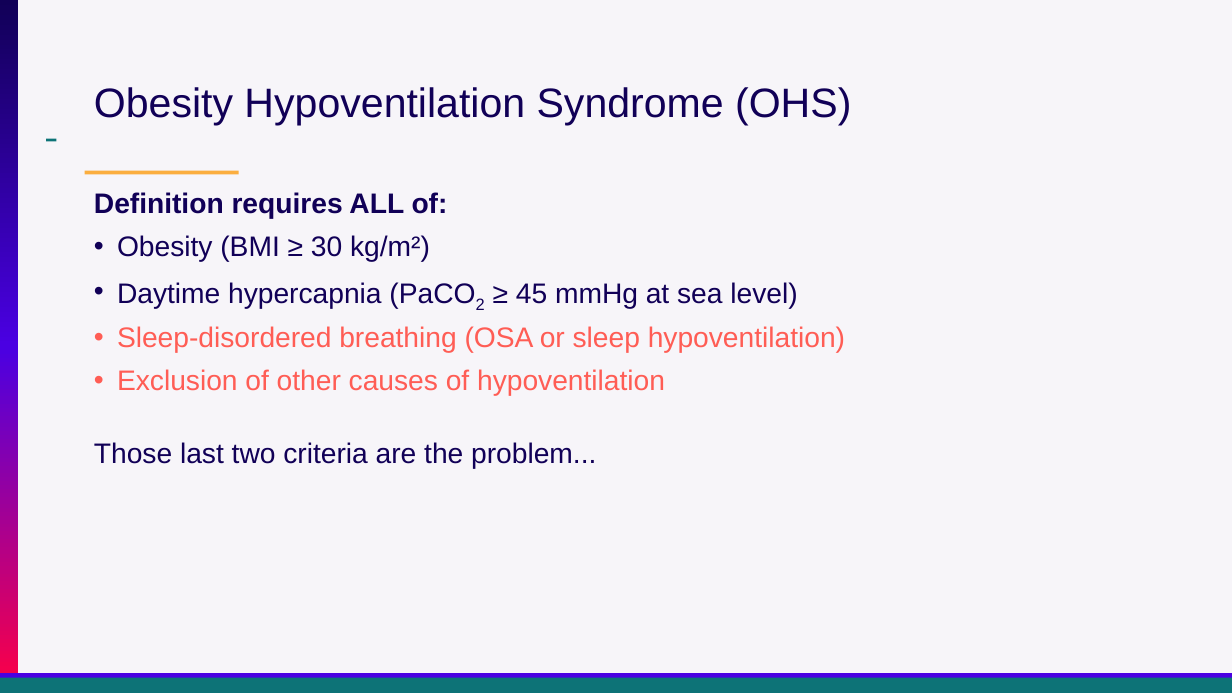
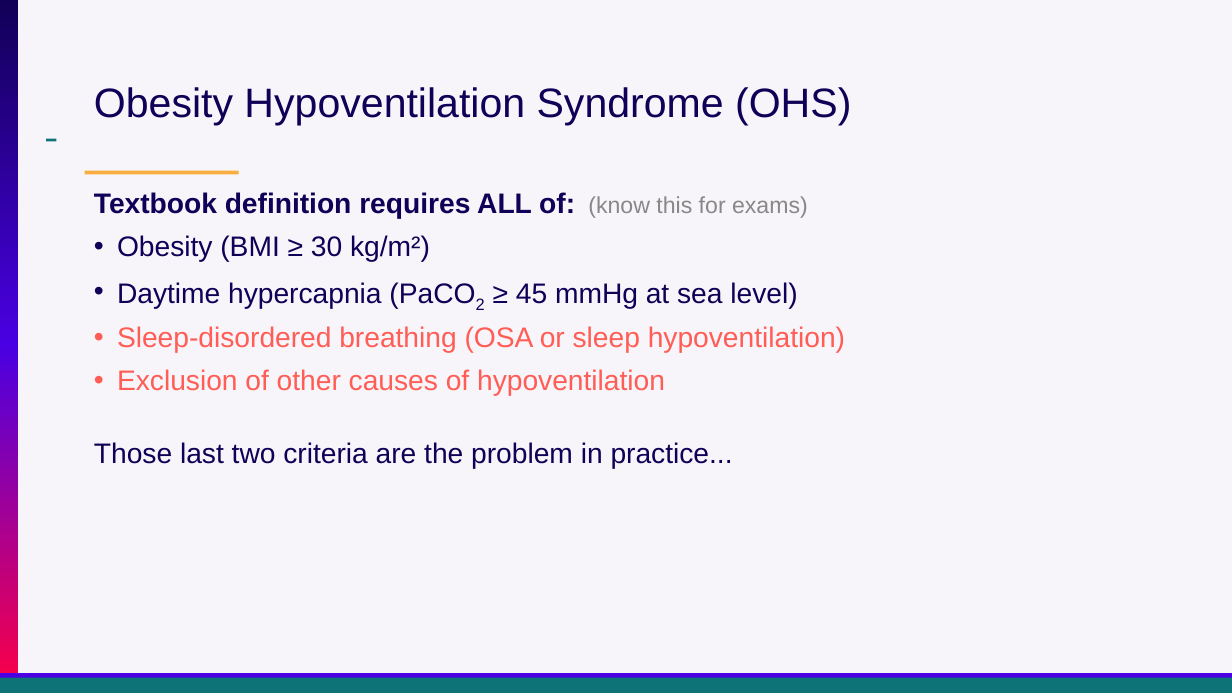
Before and after one commit to reblocke/clinical_talks, a slide deck: slide 3 of archive/Presentations/Locke Utah ACP OHS 2026.pptx. Drawn at 1232x693 pixels with LibreOffice and Linux fonts; fonts in the diff are those of the drawing. Boxes give left, top, right and bottom in pixels: in the first picture for what was removed or moved away, otherwise in the second. Text is boxed around its words. In the diff, an @@ line names an element or a change of style, - is before the commit and + after.

```diff
--- a/archive/Presentations/Locke Utah ACP OHS 2026.pptx
+++ b/archive/Presentations/Locke Utah ACP OHS 2026.pptx
@@ text at (94, 192, 808, 219): text changed @@
-Definition requires ALL of:
+Textbook definition requires ALL of: (know this for exams)
@@ text at (94, 442, 733, 469): text changed @@
-Those last two criteria are the problem...
+Those last two criteria are the problem in practice...
```
Also in this commit, not shown: 25 other slides changed, 8 slides added, 7 slides removed, 1 other file.
